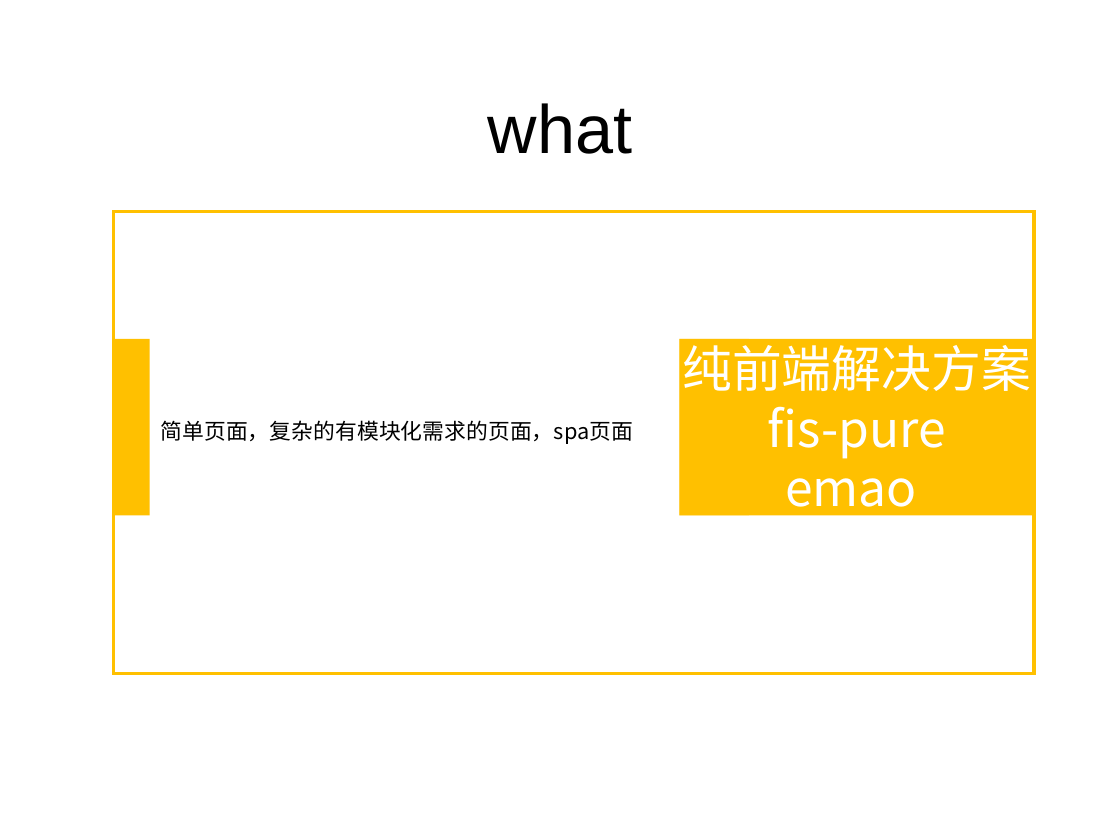
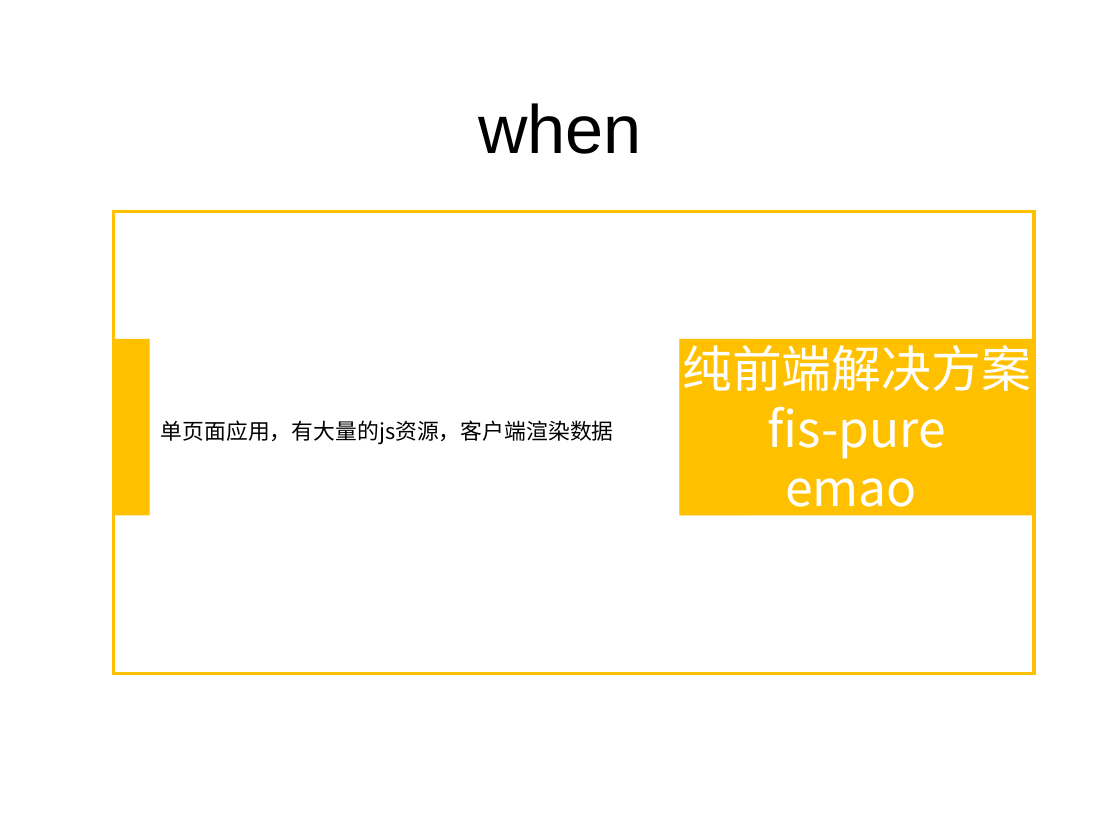
Before and after one commit to somenotes/fis, a slide deck: slide 21 of fis学习.ppt (slide 9 before the commit). Drawn at 1120x840 pixels with LibreOffice and Linux fonts; fonts in the diff are those of the drawing. Boxes give left, top, right and bottom in pixels: in the first picture for what was removed or moved away, otherwise in the second. Text is boxed around its words. In the diff, an @@ line names an element or a change of style, - is before the commit and + after.

```diff
--- a/fis学习.ppt
+++ b/fis学习.ppt
@@ title at [478, 103, 642, 154]: text changed @@
-what
+when
@@ text at [161, 420, 614, 445]: text changed @@
-简单页面，复杂的有模块化需求的页面，spa页面
+单页面应用，有大量的js资源，客户端渲染数据
```
Also in this commit, not shown: 8 other slides changed, 6 slides added, 1 slide removed, 1 other file.
